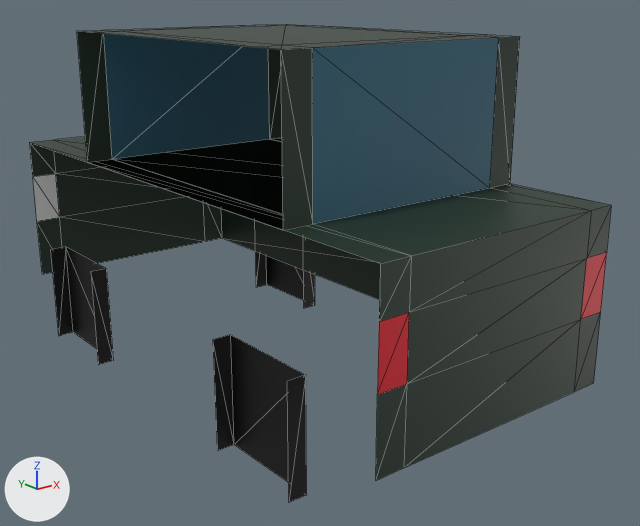
The glTF model public/models/Car.glb: old version first, new version second.
Before and after are seen from a 50 mm lens placed at (-50.59, -87.17, 10.28), pointed at (-35.34, -68.11, 2.65). The axes (+X, +Y, +Z) are drawn at lower left. The lights are the same throughout. Mesh edges are drawn as thin lines. Where no turn or scale is listed for an object, it has been applied to the vertices. Vertices at the same position are counted once.

The first picture shows 'Car'.
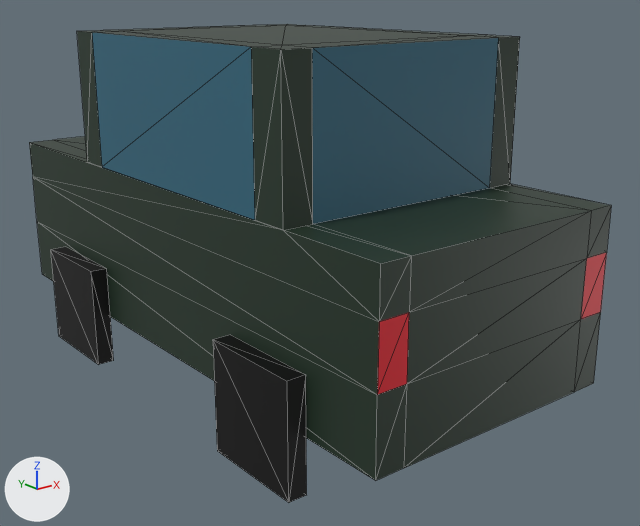
Pixel boxes (x1, y1, x2, y2) of what changed, in the pictures (640 x 526 px):
```json
{"part": 1, "of": "me_plane_009", "change": "built on", "after": [29, 31, 380, 502], "on screen": "black"}
```

Edits to the scene script, one JSON object a line:
```json
{"block": "me_plane_009", "where": "# used by ob_car; location = (-36.11, -66.89, 0.71)"}
{"op": "remove", "block": "me_plane_009", "code": "me_plane_009.from_pydata(...)  # 99 vertices, 124 faces; spans x -4.2..4.2, y -8.6..8.6, z -1.4..8.3"}
{"op": "add", "block": "me_plane_009", "code": "me_plane_009.from_pydata(...)  # 107 vertices, 164 faces; spans x -4.2..4.2, y -8.6..8.6, z -1.4..8.3"}
{"block": "me_plane_009", "change": "me_plane_009 part 1"}
{"block": "me_plane_009", "change": "6 faces are deleted"}
{"block": "me_plane_009", "change": "8 vertices are added at x -3.7..3.7, y -5.6..4.1, z 4.6..8.3"}
{"block": "me_plane_009", "change": "22 new faces join them, mat_car_body (dark green #233528)"}
{"block": "me_plane_009", "change": "20 new faces join them, mat_wheels (black #000000)"}
{"block": "me_plane_009", "change": "4 new faces join them, mat_windows (cyan #31687e)"}
```
